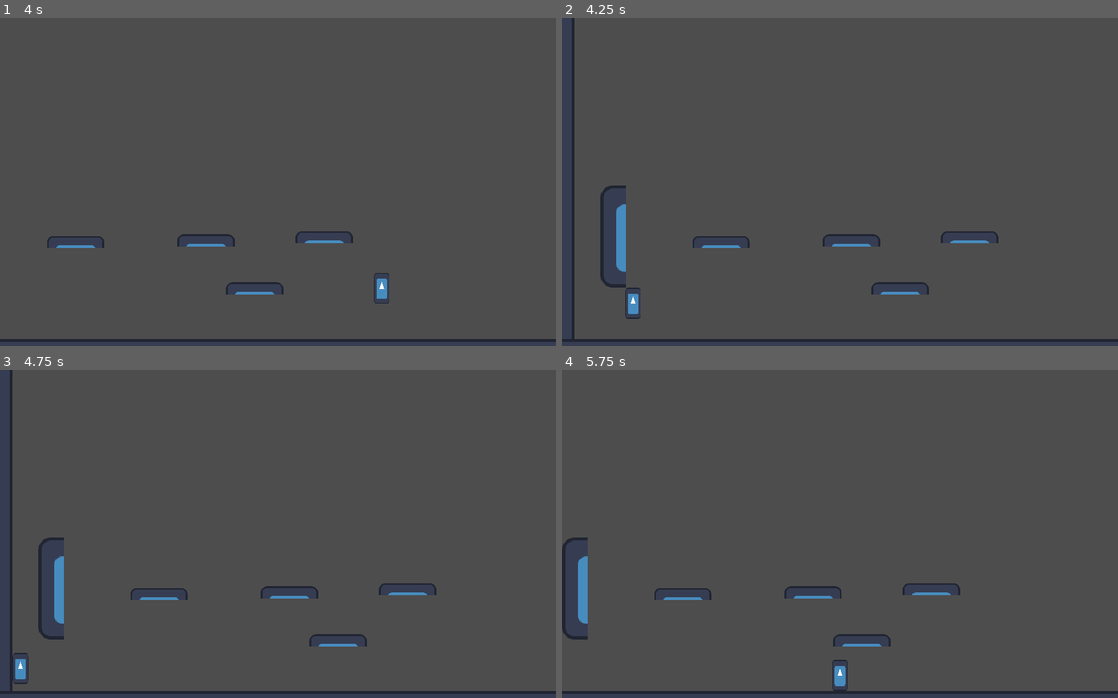
Above: before the commit, frames 1-4 (two rows, left to right).
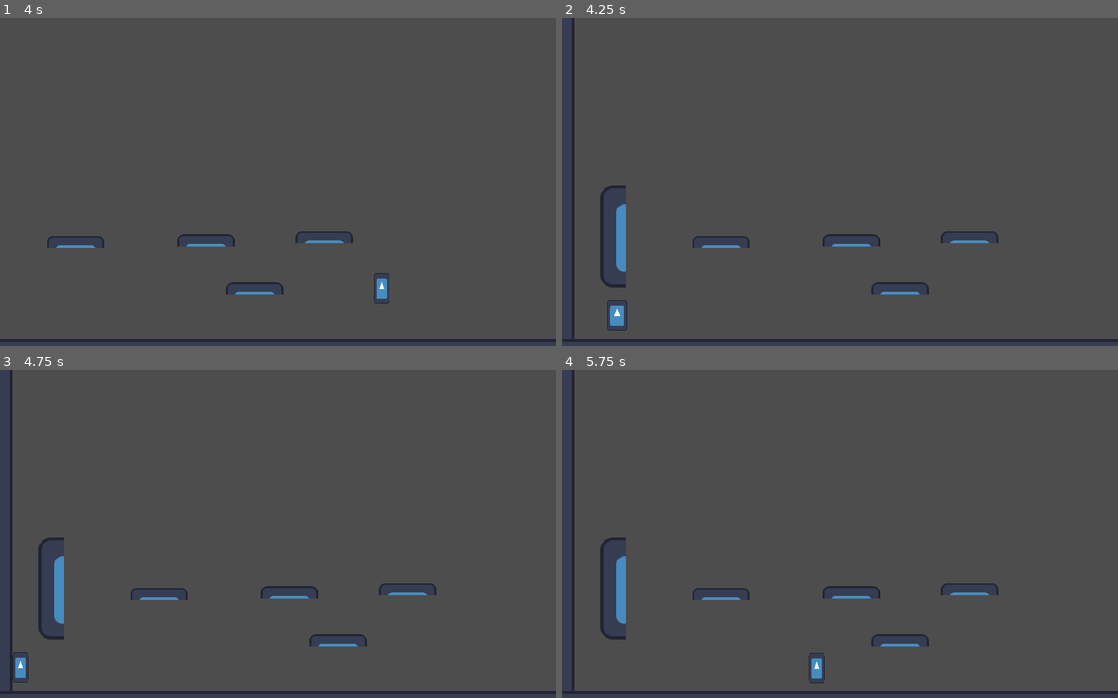
Above: after the commit, the same moments.

Repository: DeVelox/Niro
Game: Godot game, scene res://main.tscn
Two runs of this game, one before a commit and one after it. Both use one fixed random seed, a clock stepped at 60 frames per second and the inputs below. The engine's default icon, where the game draws it, is replaced by a stand-in: a white triangle on a blue panel in a dark square.
Inputs:
- Up to frame 1 (4 s): tap Enter at 0.5 s; hold D (right) 0.53-2.03 s; tap W (jump) at 0.6, 0.77, 1.07, 1.52, 1.55, 1.82, 2.3, 2.85, 3.02, 3.32, 3.77, 3.8 s; tap S (crouch) at 1.35, 3.6 s; hold A (left) 2.03-2.78 s; tap Shift (dash) at 2.1 s; hold D (right) from 2.78 s (still down)
- Up to frame 2 (4.25 s): keep holding D (right); tap W (jump) at 4.07 s; tap R (reset) at 4.15 s
- Up to frame 3 (4.75 s): release D (right) at 4.28 s; hold A (left) from 4.28 s (still down); tap Shift (dash) at 4.35 s; tap W (jump) at 4.52, 4.55 s
- Up to frame 4 (5.75 s): tap W (jump) at 4.82, 5.1 s; release A (left) at 5.03 s; hold D (right) from 5.03 s (still down)

Frame 1 is identical in both runs. In frame 2, 0.3% of the frame differs, in the area x 8-15%, y 82-96%; in frame 3, less than 0.1%; in frame 4, 2.9%, in the area x 0-79%, y 0-98%.

Commit message:
redo reset and add rock

Diff:
--- a/obstacles/rockfall.gd
+++ b/obstacles/rockfall.gd
@@ -13,4 +13,8 @@
 
 
 func _on_body_entered(body):
-	rock.gravity_scale = 1
+	rock.gravity_scale = 0.25
+
+func _on_area_2d_body_entered(body):
+	if body.is_in_group("players"):
+		body.reload()
--- a/obstacles/rockfall.tscn
+++ b/obstacles/rockfall.tscn
@@ -26,6 +26,13 @@
 
 [node name="CollisionShape2D" type="CollisionShape2D" parent="Rock"]
 position = Vector2(0, -96)
+scale = Vector2(0.95, 0.95)
+shape = SubResource("RectangleShape2D_m0xl4")
+
+[node name="Area2D" type="Area2D" parent="Rock"]
+
+[node name="HitDetector" type="CollisionShape2D" parent="Rock/Area2D"]
+position = Vector2(0, -96)
 shape = SubResource("RectangleShape2D_m0xl4")
 
 [node name="Detector" type="CollisionShape2D" parent="."]
@@ -33,3 +40,4 @@
 shape = SubResource("RectangleShape2D_yfq0c")
 
 [connection signal="body_entered" from="." to="." method="_on_body_entered"]
+[connection signal="body_entered" from="Rock/Area2D" to="." method="_on_area_2d_body_entered"]
--- a/obstacles/spike.gd
+++ b/obstacles/spike.gd
@@ -13,4 +13,4 @@
 func _on_body_entered(body):
 	if body.is_in_group("players"):
 		#body.position = Vector2(64,432)
-		get_tree().reload_current_scene()
+		body.reload()
--- a/player/player.gd
+++ b/player/player.gd
@@ -4,7 +4,7 @@
 const JUMP_VELOCITY = -300.0
 const DASH_LENGTH = 0.2
 const DASH_MULTI = 2
-const WALL_JUMP_MULTI = 3
+const WALL_JUMP_MULTI = 2
 
 @onready var dash_timer = $DashTimer
 @onready var drop_check = $DropCheck
@@ -27,7 +27,7 @@
 	is_wall_hanging = is_wall_hanging_left != is_wall_hanging_right
 	# Reset character to start of level
 	if Input.is_action_just_pressed("reset"):
-		position = Vector2(64,432)
+		reload()
 
 	# Do not allow other movement while dashing
 	if is_dashing:
@@ -71,8 +71,8 @@
 		velocity.y = JUMP_VELOCITY
 	elif is_wall_hanging:
 		# Apply a jump opposite of the wall hang
-		var direction = 1 if is_wall_hanging_left else -1
-		velocity.x = SPEED * WALL_JUMP_MULTI * direction
+		var wall_direction = 1 if is_wall_hanging_left else -1
+		velocity.x = SPEED * WALL_JUMP_MULTI * wall_direction
 		velocity.y = JUMP_VELOCITY * 0.75
 	elif has_double_jump:
 		has_double_jump = false
@@ -125,6 +125,9 @@
 		return 90
 
 
+func reload():
+	get_tree().reload_current_scene()
+
 func _on_drop_timer_timeout():
 	platform.disabled = false
 
